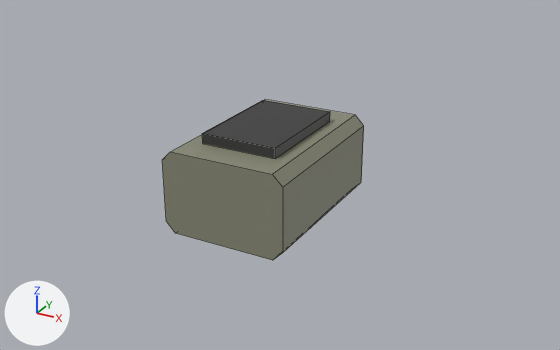
The FBX model unity/Assets/Models/Paths/p501/pillar_cap.fbx: old version first, new version second.
The view is the same before and after, from a 50 mm camera at (3.43, -6.0, 1.4) aimed at (0.11, 0.03, -1.61). The lights are fixed; the arrows at lower left show +X, +Y and +Z. The picture after the commit comes second. Mesh edges are drawn as thin lines. Where no turn or scale is listed for an object, it has been applied to the vertices.

Objects in the first picture: 'p501/pillar_cap'.
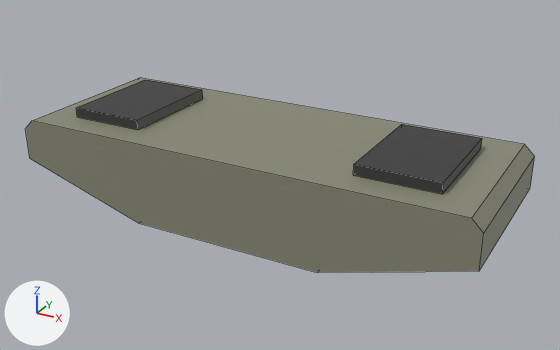
Edits to the bpy script that builds the scene:
```text
Change me_p501_pillar_cap:
    used by ob_p501_pillar_cap; location = (0.0, 0.0, 0.0)
    remove me_p501_pillar_cap.from_pydata(...)  # 24 vertices, 16 faces; spans x -0.62..0.62, y -0.85..0.85, z -2.0..-1.08
    add me_p501_pillar_cap.from_pydata(...)  # 32 vertices, 22 faces; spans x -2.3..2.3, y -0.85..0.85, z -2.0..-1.08
    me_p501_pillar_cap part 1: the loose piece of 8 vertices spanning x -0.38..0.38, y -0.55..0.55, z -1.18..-1.08 is moved by (-1.5, 0.0, 0.0)
    me_p501_pillar_cap part 2: a new loose piece, a box spanning x 1.12..1.88, y -0.55..0.55, z -1.18..-1.08, in mat_path_metal (dark grey #4f4f4f)
    me_p501_pillar_cap part 3: the loose piece of 16 vertices spanning x -0.62..0.62, y -0.85..0.85, z -2.0..-1.18 is rebuilt with 16 vertices and now spans x -2.3..2.3, y -0.85..0.85, z -2.0..-1.18
```

Changed parts and their boxes (x1, y1, x2, y2) in the pictures (560 x 350 px; the box of a moved part takes in the faces that stretch with it):
'p501/pillar_cap', reshaped (151% wider, 21% taller): before (162, 99, 364, 260); after (26, 78, 535, 273)
part 1 of me_p501_pillar_cap, moved or reshaped: before (202, 100, 330, 159); after (76, 80, 203, 130)
part 2 of me_p501_pillar_cap, added: after (353, 124, 482, 194)
part 3 of me_p501_pillar_cap, rebuilt (151% wider, 21% taller): before (162, 99, 364, 260); after (26, 78, 535, 273)
